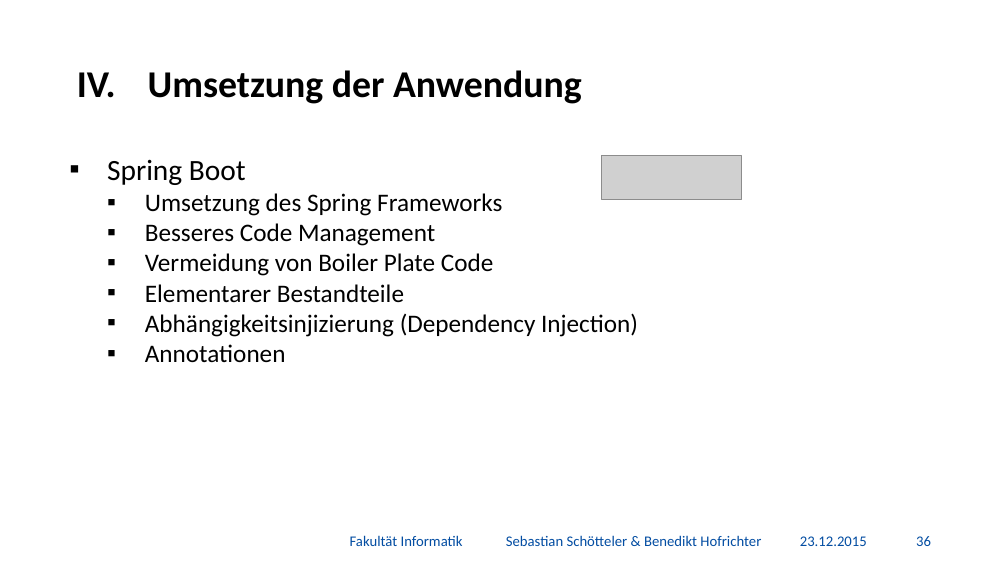
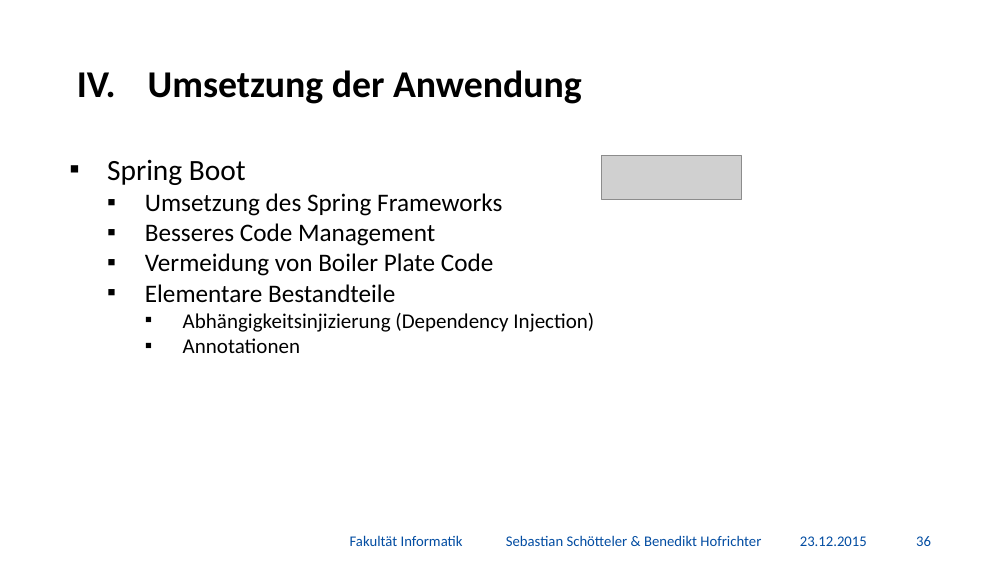
Before and after one commit to BenediktGitGit/soco15, a slide deck: slide 37 of 3b_Vortrag/Präsentation.pptx. Drawn at 1008x567 pixels with LibreOffice and Linux fonts; fonts in the diff are those of the drawing; grey boxes stand for pictures; background and template pictures are left out. Boxes give left, top, right and bottom in pixels: in the first picture for what was removed or moved away, otherwise in the second. Text is boxed around its words. In the diff, an @@ line names an element or a change of style, - is before the commit and + after.

```diff
--- a/3b_Vortrag/Präsentation.pptx
+++ b/3b_Vortrag/Präsentation.pptx
@@ text at [145, 284, 395, 302]: text changed @@
-    ▪ Elementarer Bestandteile
+    ▪ Elementare Bestandteile
@@ text at [183, 313, 594, 353]: size 24 to 20 pt in "Abhängigkeitsinjizierung (Dependency Injection)", "Annotationen"; list level 4 to 5 in "Abhängigkeitsinjizierung (Dependency Injection)"; list level 4 to 5 in "Annotationen" @@
```
Also in this commit, not shown: 2 other slides changed, 1 other file.
